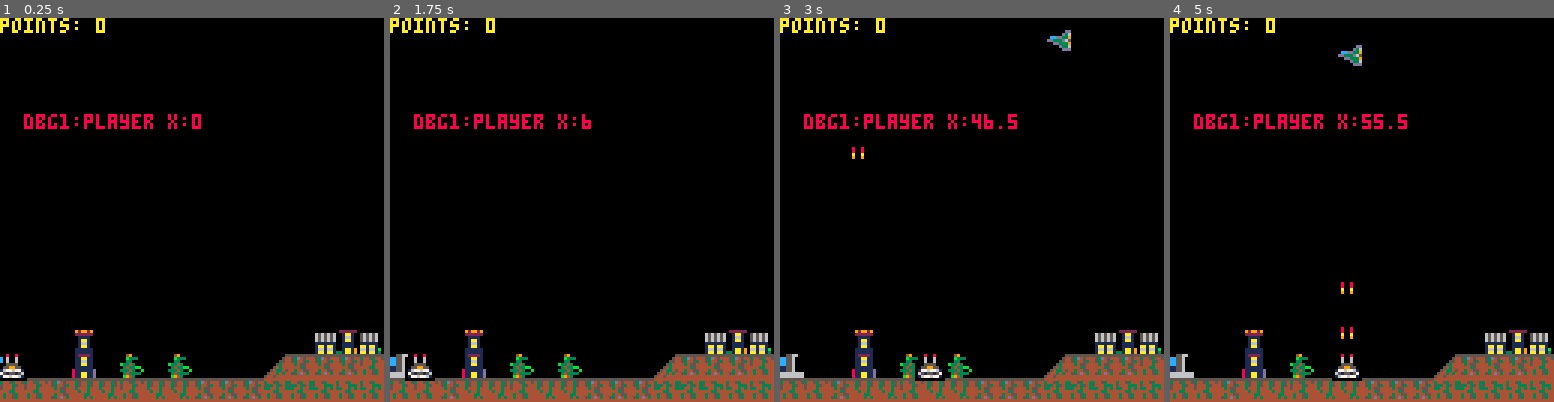
Above: before the commit, frames 1-4 (left to right).
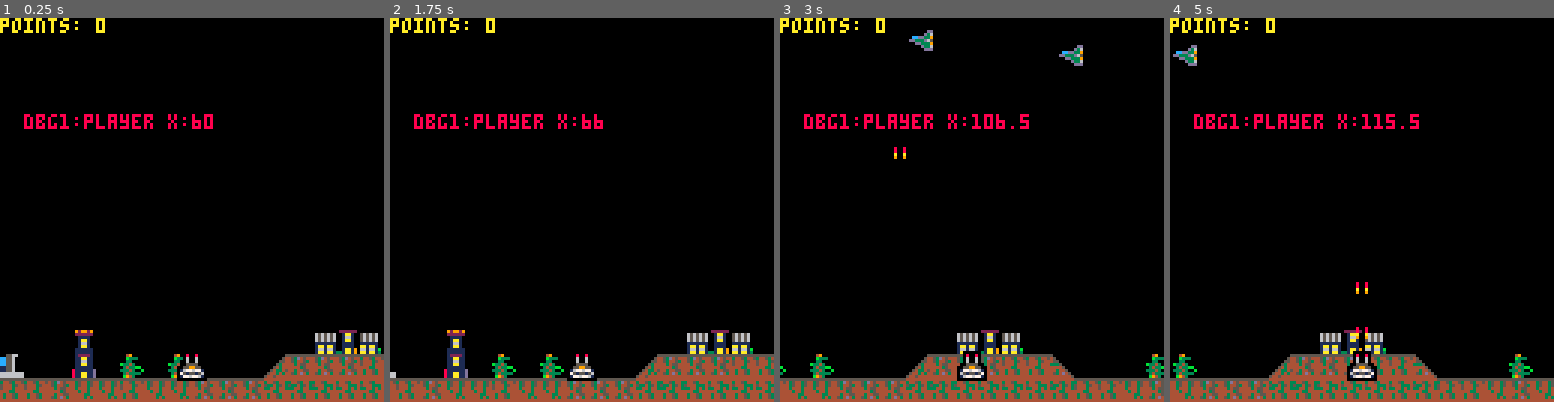
Above: after the commit, the same moments.

Repository: lauripaulo/pico8-games
Game: PICO-8 cartridge picotank/picotank.p8
Two runs of this game, one before a commit and one after it. Both use one fixed random seed, a clock stepped at 60 frames per second and the inputs below.
Inputs:
- Up to frame 1 (0.25 s): no input
- Up to frame 2 (1.75 s): hold Right from 1.6 s (still down)
- Up to frame 3 (3 s): release Right at 2.1 s; hold Up 2.15-2.42 s; hold Right from 2.47 s (still down)
- Up to frame 4 (5 s): release Right at 3.03 s; hold Left 3.08-3.58 s; hold Right 4.02-4.68 s; hold Up from 4.73 s (still down)

The runs differ from the first frame. In frame 1, 0.8% of the frame differs, in the area x 0-56%, y 25-95%; in frame 2, 8.0%; in frame 3, 11%, in the area x 0-100%, y 3-100%; in frame 4, 10%.

Commit message:
Fix player starting point

Diff:
--- a/picotank/picotank.p8
+++ b/picotank/picotank.p8
@@ -26,7 +26,7 @@
   }
   player={
     spr={1, 2},
-    x=0,
+    x=60,
     y=14 * 8,
     accel=1.5,
     shots={},
